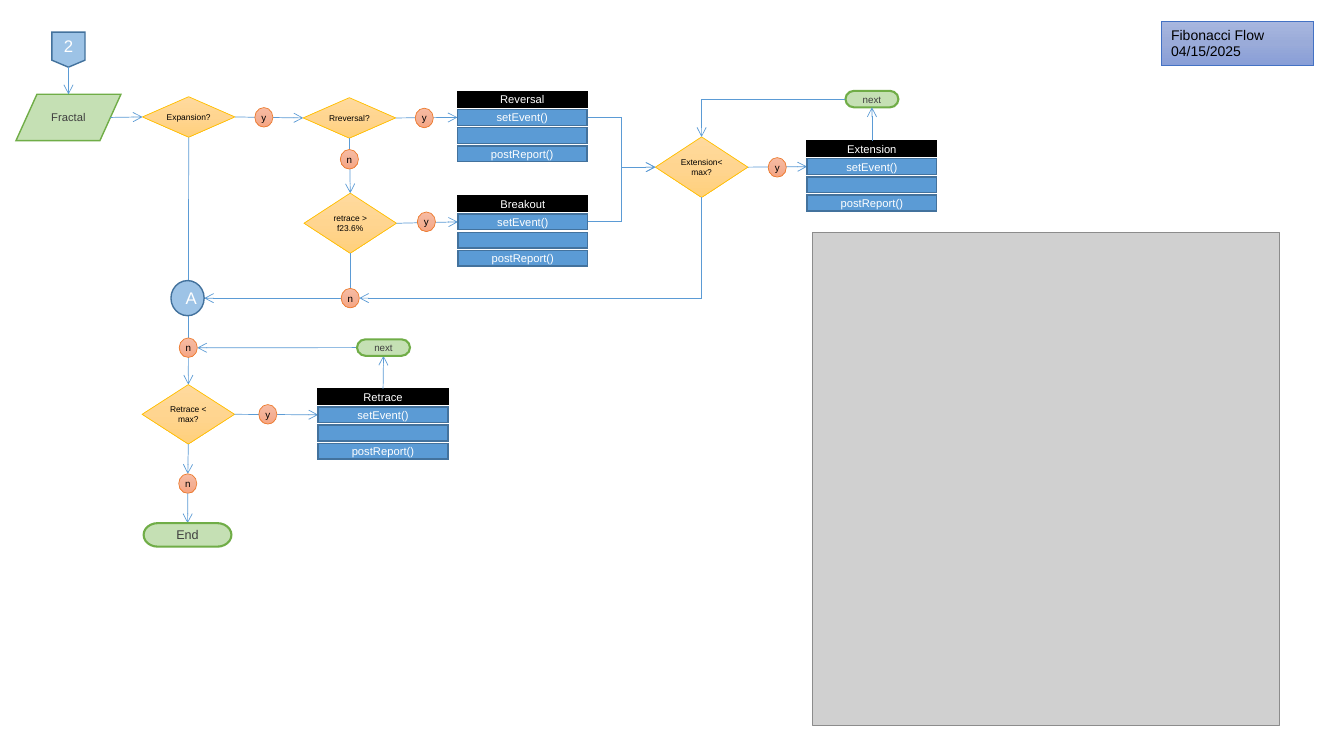
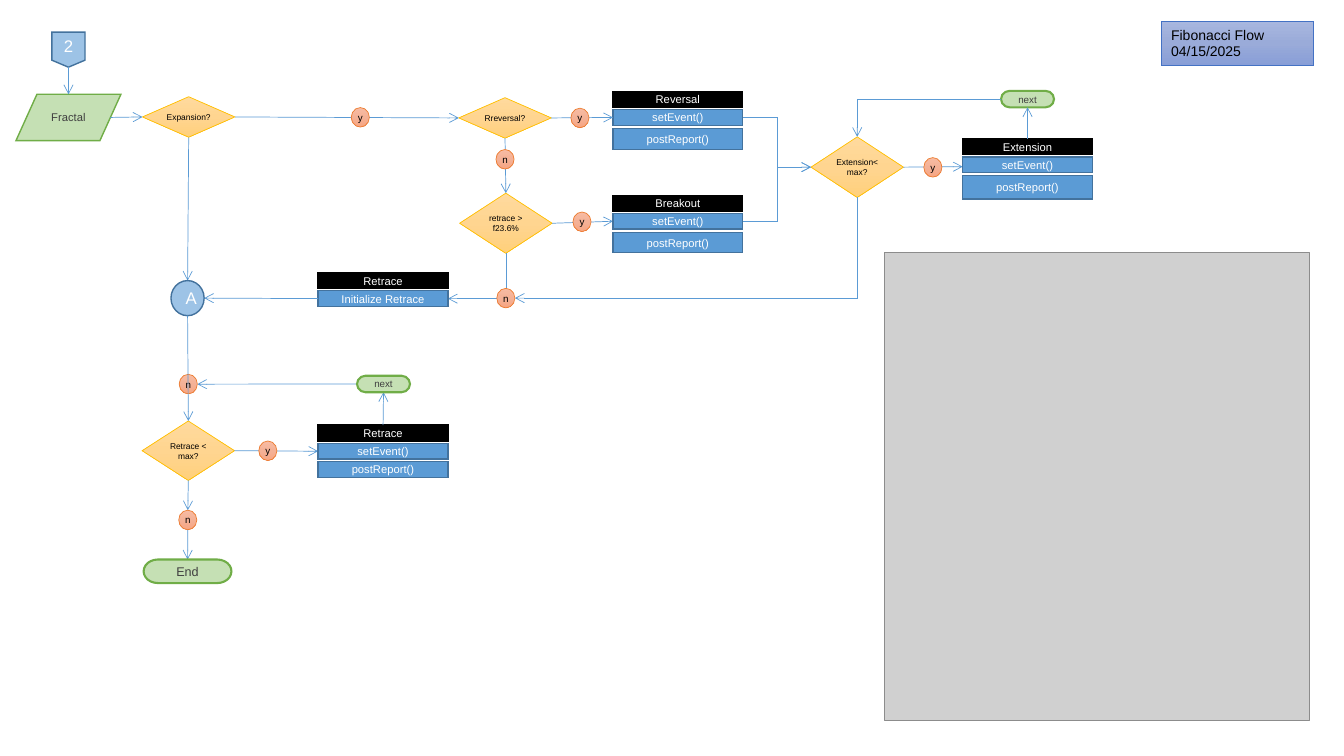
Before and after one commit to djorgens2/blofin-data, a slide deck: slide 2 of ~Documents/FractalFlow.pptx. Drawn at 1344x756 pixels with LibreOffice and Linux fonts; fonts in the diff are those of the drawing; grey boxes stand for pictures. Boxes give left, top, right and bottom in pixels: in the first picture for what was removed or moved away, otherwise in the second. Text is boxed around its words. In the diff, an @@ line names an element or a change of style, - is before the commit and + after.

Commit message:
Document updates; revised Fibo analytics worksheet and Fibo flow ppt;

```diff
--- a/~Documents/FractalFlow.pptx
+++ b/~Documents/FractalFlow.pptx
@@ arrow moved from (235, 117) - (303, 118) to (235, 117) - (459, 118) @@
@@ ellipse "y": place and size @@
-ellipse "y" at <box>255,108,273,127</box>
+ellipse "y" at <box>351,108,369,127</box>
@@ 6 rectangles, 5 ellipses, 5 arrows, 4 elbow arrows, 3 diamonds, 1 pill shape: place and size @@
-6 rectangles, 5 ellipses, 5 arrows, 4 elbow arrows, 3 diamonds, 1 pill shape at <box>303,91,938,308</box>
+6 rectangles, 5 ellipses, 5 arrows, 4 elbow arrows, 3 diamonds, 1 pill shape at <box>459,91,1093,308</box>
@@ arrow moved from (189, 137) - (189, 385) to (189, 137) - (188, 280) @@
@@ rectangle removed at <box>458,128,588,144</box> @@
@@ rectangle "postReport()": place and size @@
-rectangle "postReport()" at <box>458,146,588,162</box>
+rectangle "postReport()" at <box>613,129,743,150</box>
@@ rectangle removed at <box>808,177,938,194</box> @@
@@ rectangle "postReport()": place and size @@
-rectangle "postReport()" at <box>808,196,938,212</box>
+rectangle "postReport()" at <box>963,175,1093,199</box>
@@ rectangle removed at <box>458,232,588,248</box> @@
@@ rectangle "postReport()": place and size @@
-rectangle "postReport()" at <box>458,250,588,266</box>
+rectangle "postReport()" at <box>613,232,743,252</box>
@@ elbow arrow moved from (351, 253) - (205, 298) to (506, 253) - (448, 298) @@
@@ picture: place and size @@
-picture at <box>813,232,1279,725</box>
+picture at <box>885,253,1311,721</box>
@@ arrow added from (319, 298) to (205, 298), #5B9BD5 0.5 pt @@
@@ rectangle added at <box>319,272,449,288</box>, fill #000000, outline #000000 1 pt, 8 pt, text #FFFFFF @@
+Retrace
@@ rectangle added at <box>319,290,449,307</box>, fill #5B9BD5, outline #43739E 1 pt, 8 pt, text #FFFFFF @@
+Initialize Retrace
@@ arrow added from (188, 316) to (189, 421), #5B9BD5 0.5 pt @@
@@ ellipse "y": place and size @@
-ellipse "y" at <box>259,404,277,423</box>
+ellipse "y" at <box>259,442,277,461</box>
@@ rectangle removed at <box>319,425,449,442</box> @@
@@ rectangle "postReport()": place and size @@
-rectangle "postReport()" at <box>319,444,449,460</box>
+rectangle "postReport()" at <box>319,462,449,478</box>
@@ 5 arrows, 2 ellipses, 2 rectangles, 2 pill shapes, 1 diamond: place and size @@
-5 arrows, 2 ellipses, 2 rectangles, 2 pill shapes, 1 diamond at <box>142,338,449,546</box>
+5 arrows, 2 ellipses, 2 rectangles, 2 pill shapes, 1 diamond at <box>142,374,449,583</box>
```
Also in this commit, not shown: 2 other files.
